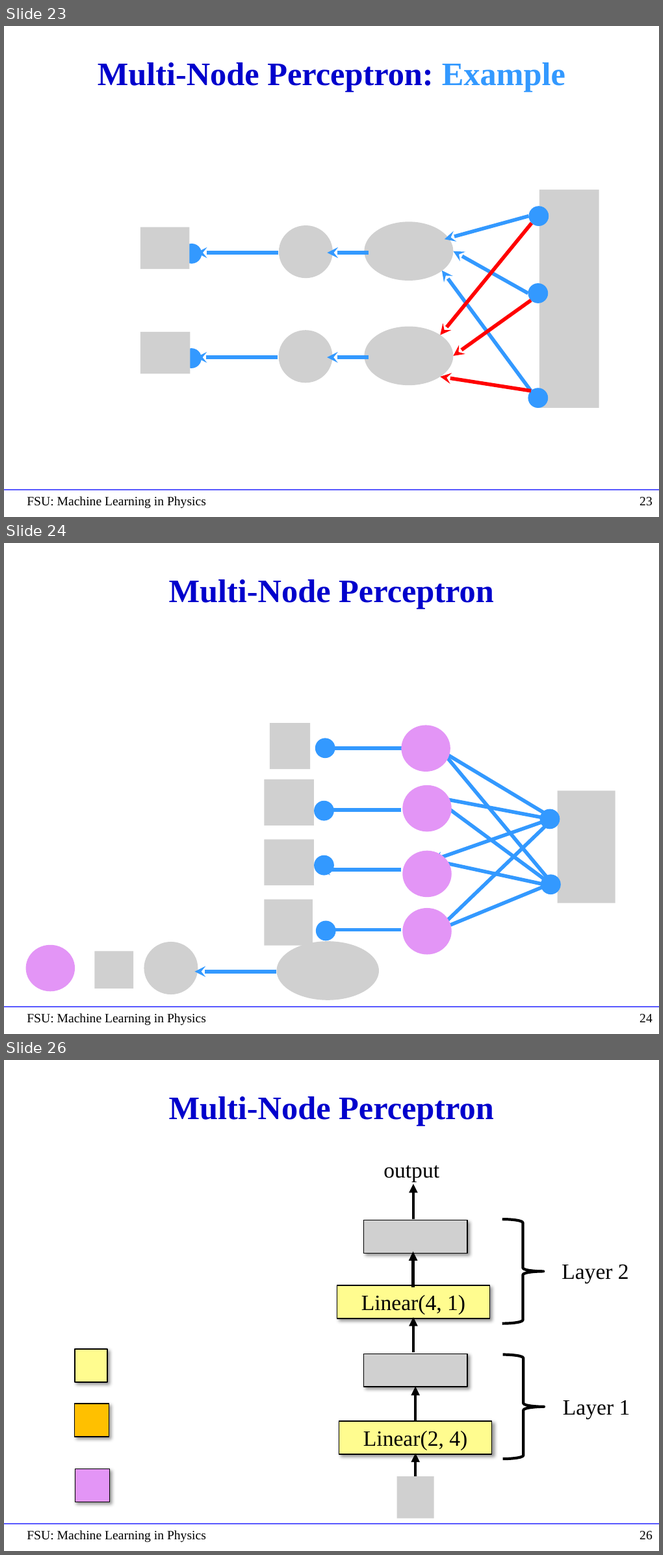
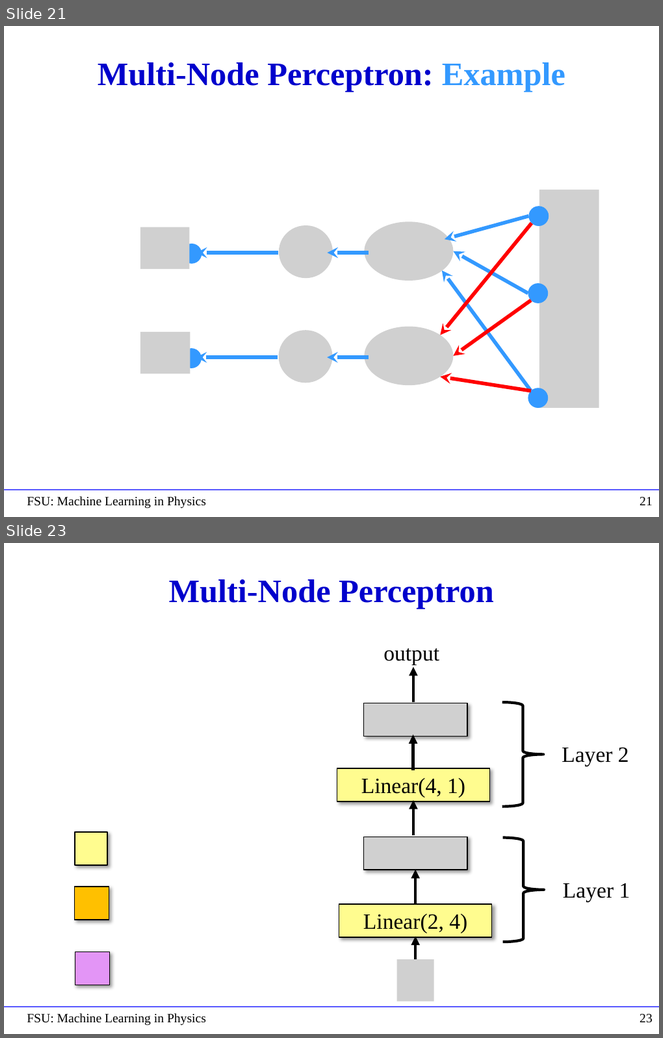
Before and after one commit to hbprosper/mlinphysics, a slide deck: Lectures/01.Foundations/Lecture01.pptx. Shown one above the other, each under a label of ours: slides 23, 24 and 26 before the commit, slides 21 and 23 after it; the slides between them are not shown. The pictures are 663x1555 and 663x1038 pixels, drawn with LibreOffice and Linux fonts; fonts in the diff are those of the drawing; grey boxes stand for pictures. Boxes give left, top, right and bottom in pixels: in the first picture for what was removed or moved away, otherwise in the second. Text is boxed around its words. In the diff, an @@ line names an element or a change of style, - is before the commit and + after.

```diff
--- a/Lectures/01.Foundations/Lecture01.pptx
+++ b/Lectures/01.Foundations/Lecture01.pptx
@@ slide 24 removed at (x1=4, y1=543, x2=659, y2=1034), background #FFFFFF; not listed: 1 template element that a slide beside it also shows @@
@@ title removed at (x1=169, y1=579, x2=494, y2=609) @@
-Multi-Node Perceptron
@@ group removed at (x1=264, y1=723, x2=615, y2=955): 12 arrows, 10 ellipses, 5 pictures @@
@@ group removed at (x1=25, y1=941, x2=379, y2=1001): 3 pictures, 1 ellipse, 1 arrow @@
@@ text removed at (x1=27, y1=1014, x2=206, y2=1026) @@
-FSU: Machine Learning in Physics
@@ page number removed at (x1=640, y1=1014, x2=653, y2=1023) @@
-24
@@ what was slide 23 is now slide 21 @@
@@ page number at (x1=640, y1=497, x2=653, y2=506): text changed @@
-23
+21
@@ what was slide 26 is now slide 23 @@
@@ page number at (x1=640, y1=1014, x2=653, y2=1023): text changed @@
-26
+23
```
Also in this commit, not shown: 6 slides changed, 3 slides added, 5 other slides removed, 8 other files.
